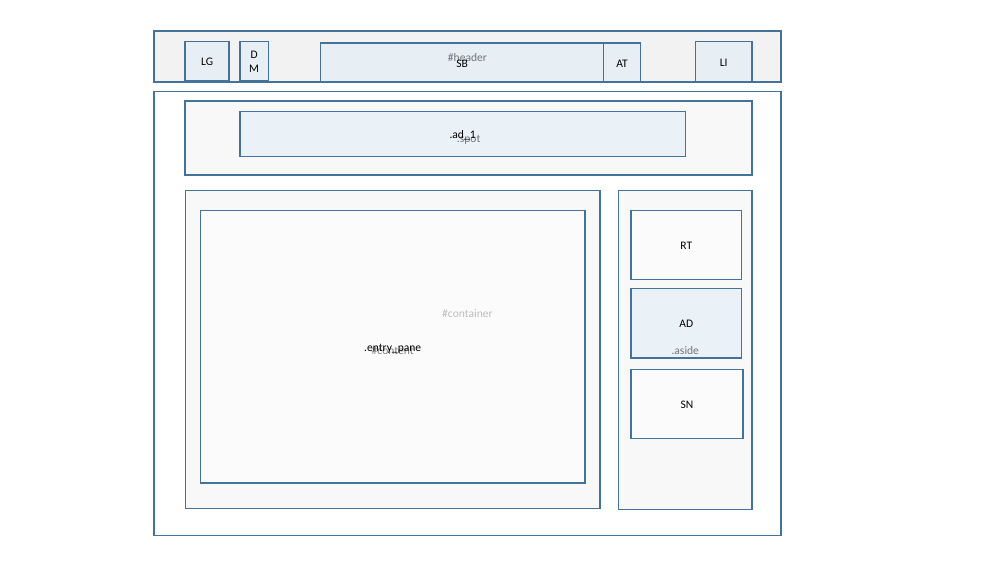
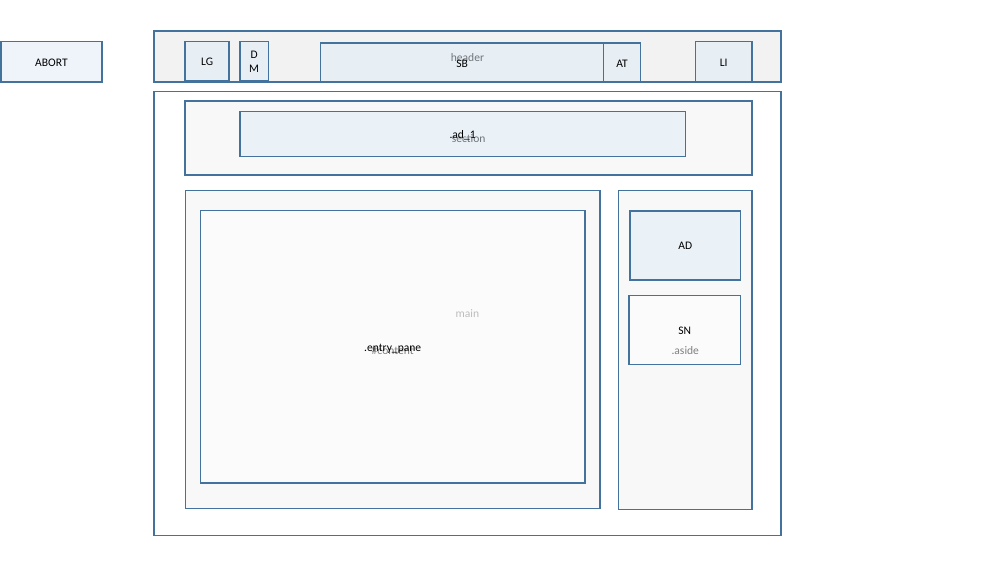
Before and after one commit to ThrownDice/UB, a slide deck: slide 11 of doc/layout(specification_in_slideNote).pptx (slide 1 before the commit). Drawn at 1008x567 pixels with LibreOffice and Linux fonts; fonts in the diff are those of the drawing. Boxes give left, top, right and bottom in pixels: in the first picture for what was removed or moved away, otherwise in the second. Text is boxed around its words. In the diff, an @@ line names an element or a change of style, - is before the commit and + after.

```diff
--- a/doc/layout(specification_in_slideNote).pptx
+++ b/doc/layout(specification_in_slideNote).pptx
@@ rectangle added at [1,42,101,82], fill #DEEBF7 at 50% opacity, outline #43739E 1.5 pt, 11 pt, text #000000 @@
+ABORT
@@ text in rectangle at [451,53,484,64]: text changed @@
-#header
+header
@@ text in rectangle at [452,133,486,142]: text changed @@
-.spot
+section
@@ rectangle "AD": place and size @@
-rectangle "AD" at [631,289,742,358]
+rectangle "AD" at [630,211,740,281]
@@ rectangle removed at [631,211,742,280] @@
-RT
@@ rectangle "SN": place and size @@
-rectangle "SN" at [631,370,743,439]
+rectangle "SN" at [629,296,741,364]
@@ text in rectangle at [456,309,479,317]: text changed @@
-#container
+main
```
Also in this commit, not shown: 1 slide added, 10 other files.
